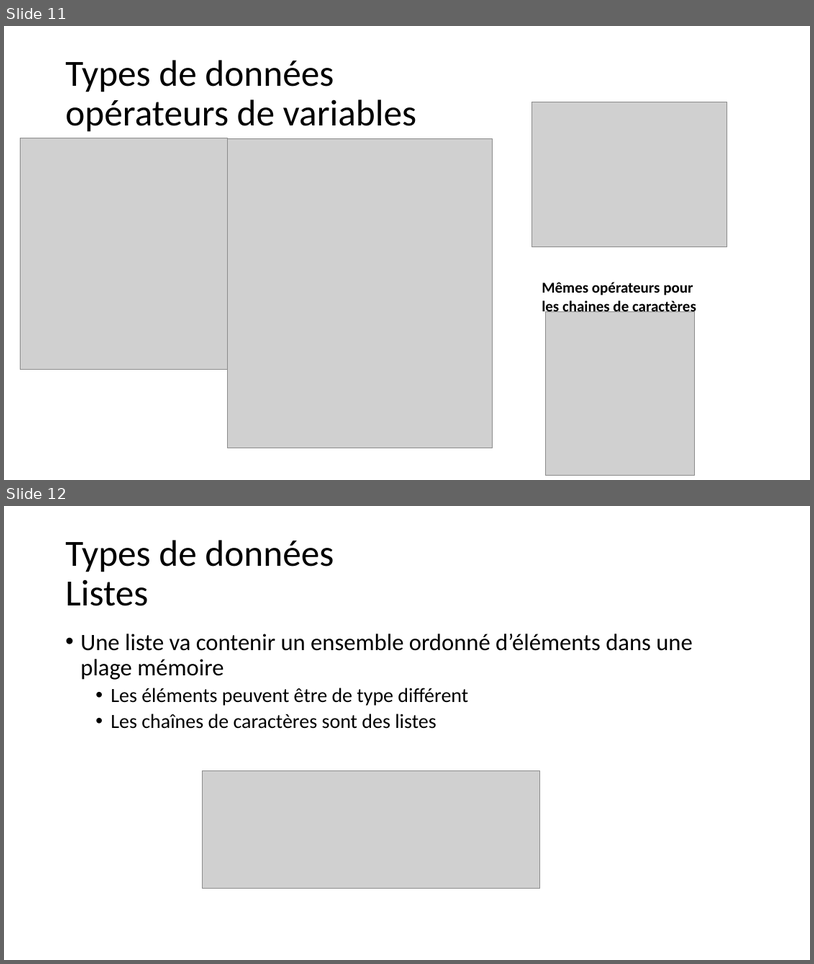
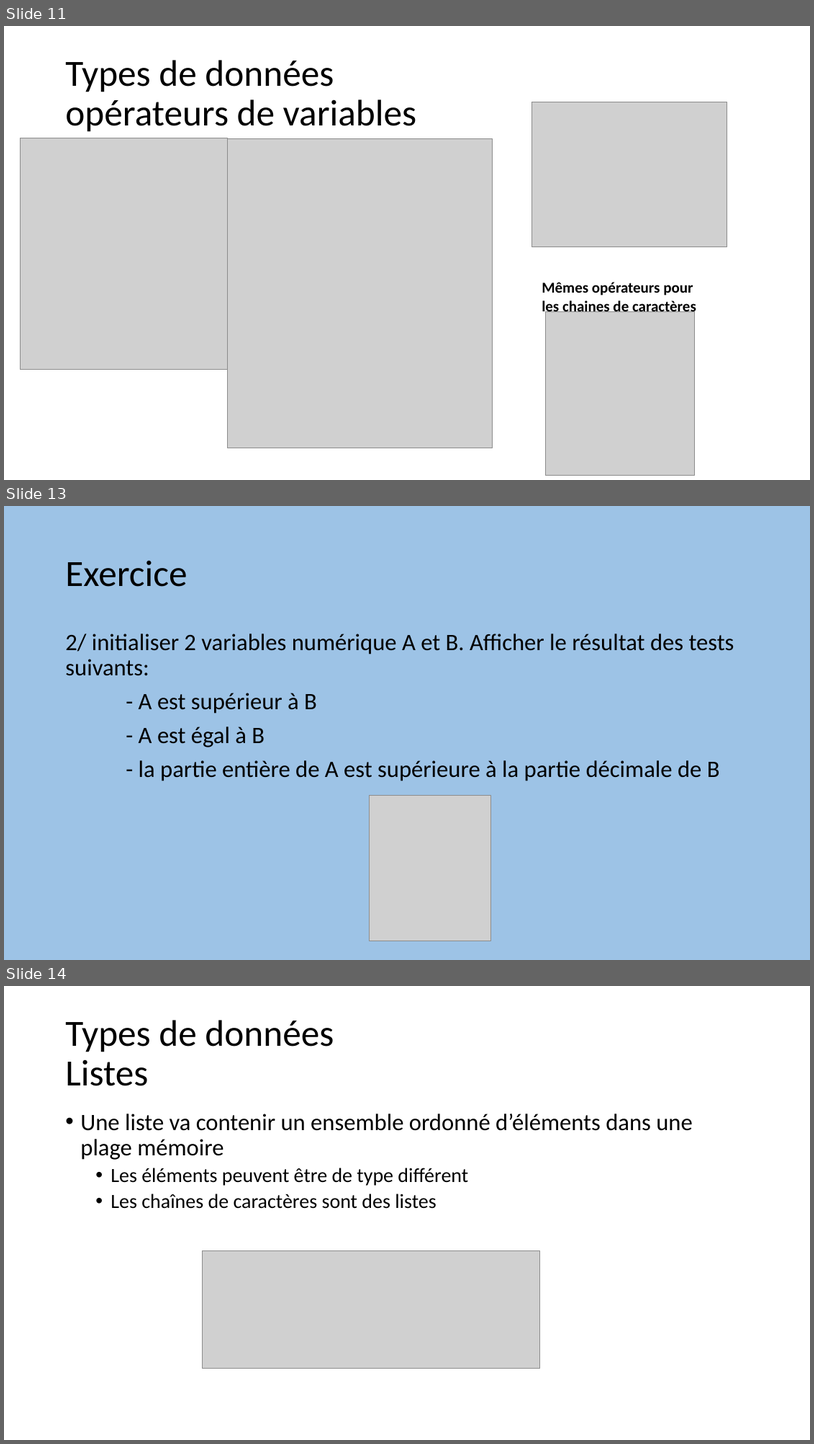
Before and after one commit to aubinthomas/Course, a slide deck: python_debutant/Formation Python débutant.pptx. Shown one above the other, each under a label of ours: slides 11 and 12 before the commit, slides 11, 13 and 14 after it; the slides between them are not shown. The pictures are 814x964 and 814x1444 pixels, drawn with LibreOffice and Linux fonts; fonts in the diff are those of the drawing; grey boxes stand for pictures. Boxes give left, top, right and bottom in pixels: in the first picture for what was removed or moved away, otherwise in the second. Text is boxed around its words. In the diff, an @@ line names an element or a change of style, - is before the commit and + after.

```diff
--- a/python_debutant/Formation Python débutant.pptx
+++ b/python_debutant/Formation Python débutant.pptx
@@ slide 13 added at (4,506,810,960), background #9DC3E6 @@
@@ title added at (65,560,187,587), 44 pt, text #000000 @@
+Exercice
@@ text added at (65,633,735,781), 28 pt, text #000000 @@
+2/ initialiser 2 variables numérique A et B. Afficher le résultat des tests suivants:
+- A est supérieur à B
+- A est égal à B
+- la partie entière de A est supérieure à la partie décimale de B
@@ picture added at (369,795,491,941) @@
@@ what was slide 12 is now slide 14 @@
```
Also in this commit, not shown: 2 slides changed, 2 other slides added, 1 slide removed, 2 other files.
